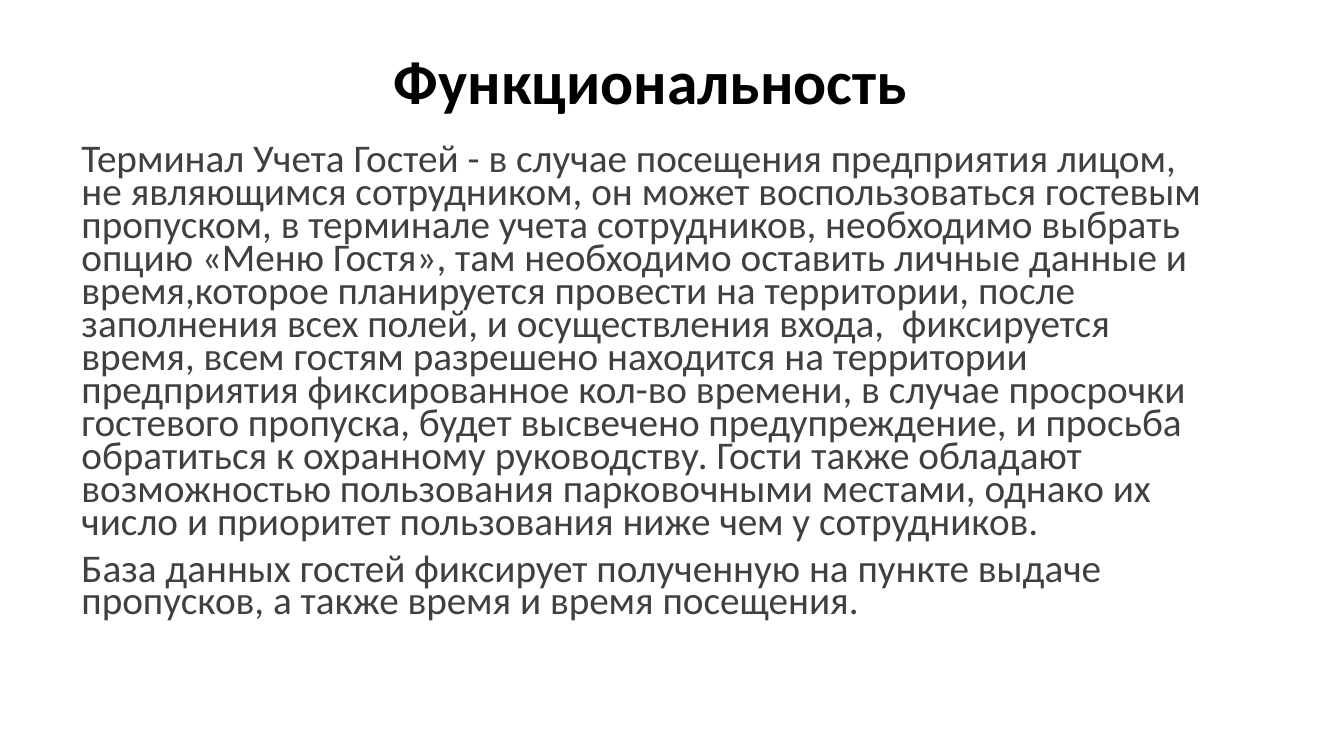
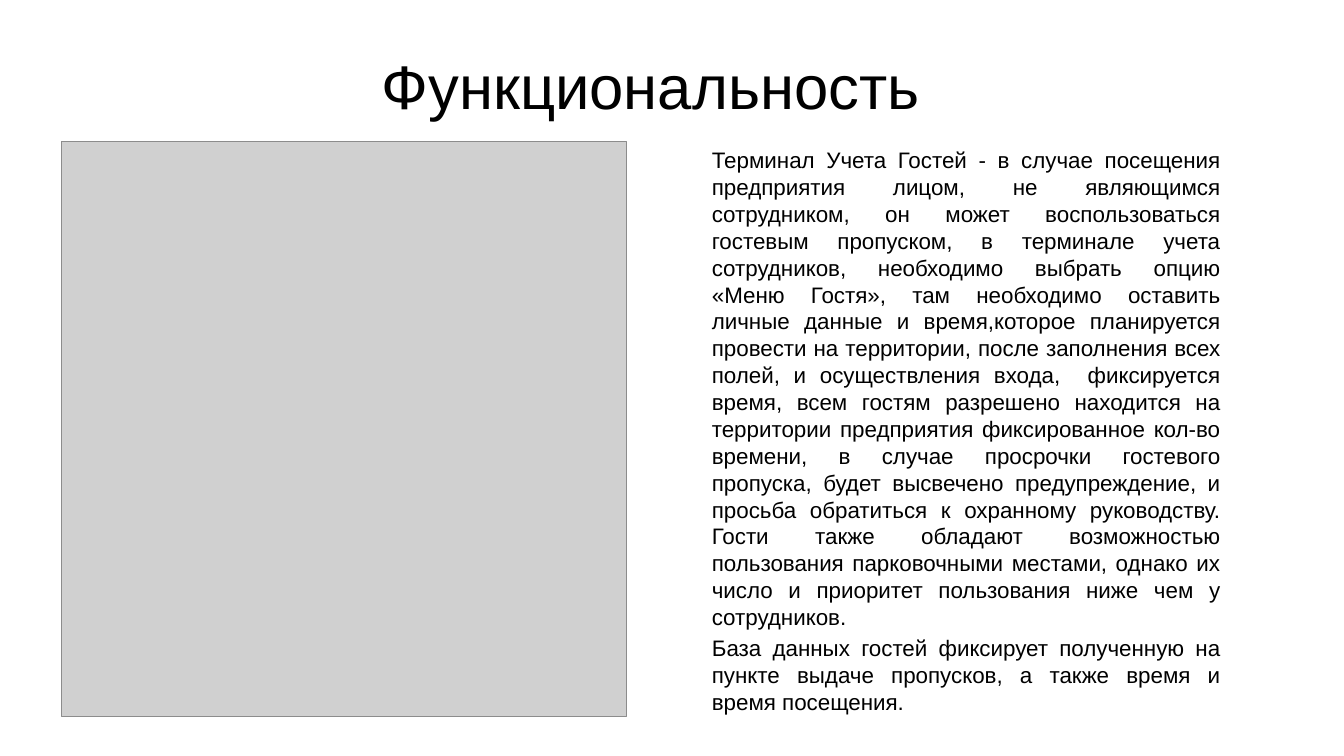
Before and after one commit to Asphie/Asphie, a slide deck: slide 5 of Проектная работа ЯП.pptx (slide 4 before the commit). Drawn at 1344x756 pixels with LibreOffice and Linux fonts; fonts in the diff are those of the drawing; grey boxes stand for pictures. Boxes give left, top, right and bottom in pixels: in the first picture for what was removed or moved away, otherwise in the second. Text is boxed around its words. In the diff, an @@ line names an element or a change of style, - is before the commit and + after.

```diff
--- a/Проектная работа ЯП.pptx
+++ b/Проектная работа ЯП.pptx
@@ title "Функциональность" at [382, 66, 920, 121]: font Calibri to Arial, bold off; line spacing 0.9 to 1 @@
@@ picture added at [62, 141, 626, 716] @@
@@ text "Терминал Учета Гостей - в ...": place and size @@
-text "Терминал Учета Гостей - в ..." at [81, 145, 1201, 621]
+text "Терминал Учета Гостей - в ..." at [712, 151, 1221, 688]
@@ text "Терминал Учета Гостей - в ..." at [712, 151, 1221, 688]: size 28 to 16 pt, font Calibri to Arial, text colour #404040 to #000000; alignment left to justified; line spacing 0.7 to 1; less space between paragraphs @@
```
Also in this commit, not shown: 10 other slides changed, 1 slide added.
